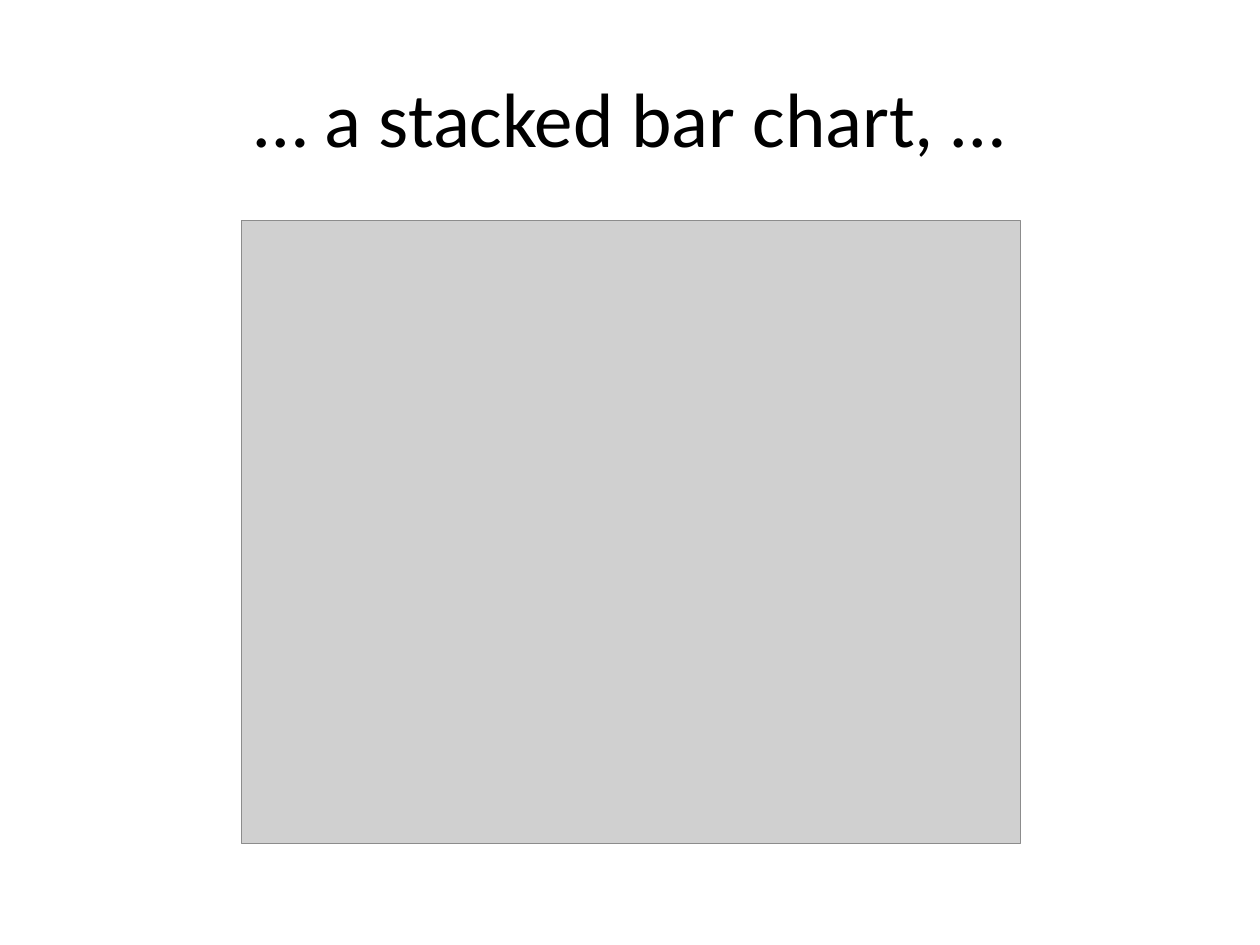
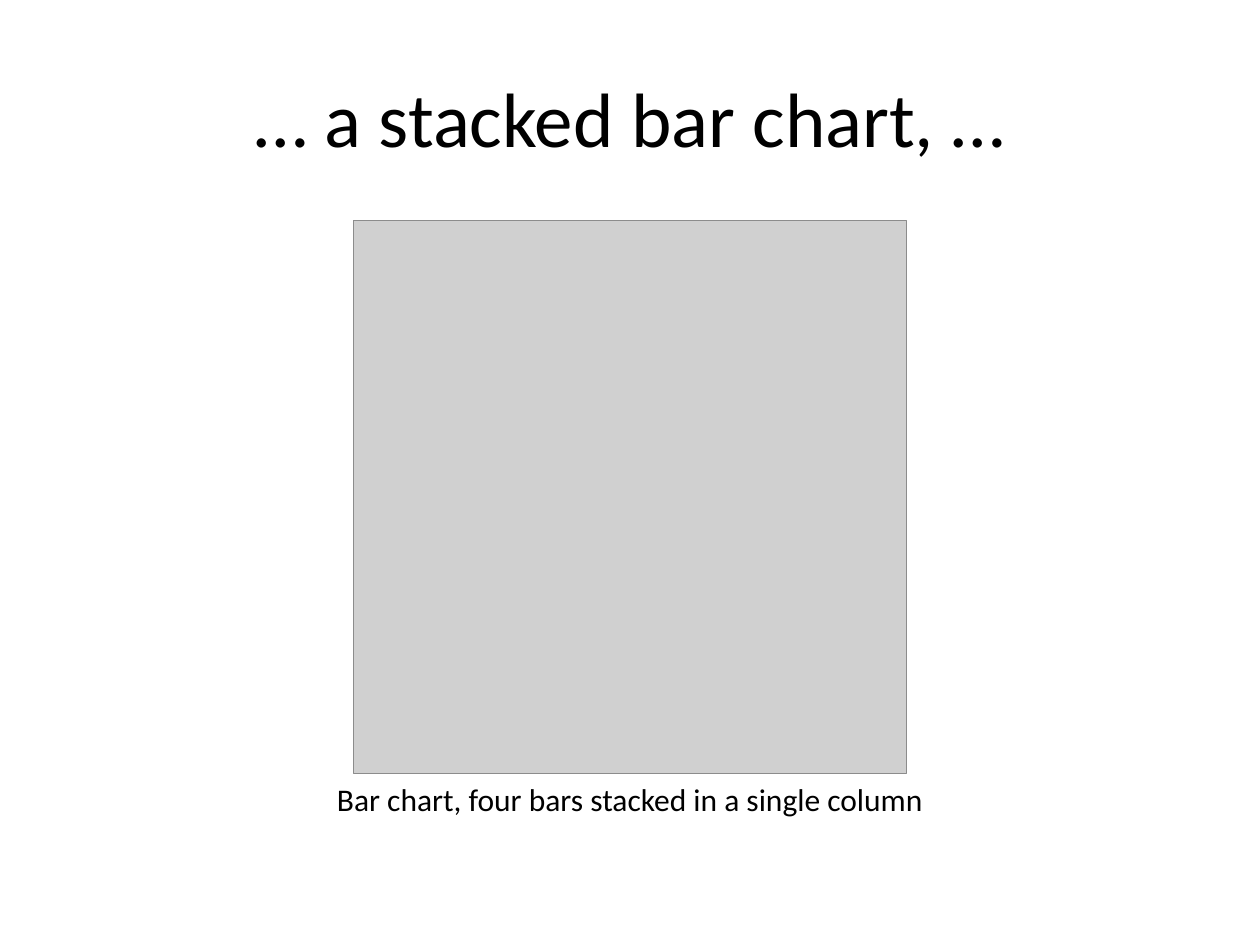
Before and after one commit to pmean/data-visualization, a slide deck: slide 6 of data-viz-01/src/v01-main-scatterplots.pptx. Drawn at 1260x945 pixels with LibreOffice and Linux fonts; fonts in the diff are those of the drawing; grey boxes stand for pictures. Boxes give left, top, right and bottom in pixels: in the first picture for what was removed or moved away, otherwise in the second. Text is boxed around its words. In the diff, an @@ line names an element or a change of style, - is before the commit and + after.

```diff
--- a/data-viz-01/src/v01-main-scatterplots.pptx
+++ b/data-viz-01/src/v01-main-scatterplots.pptx
@@ picture: place and size @@
-picture at [242,220,1021,843]
+picture at [354,220,907,774]
@@ text added at [337,789,922,817], 18 pt, text #000000 @@
+Bar chart, four bars stacked in a single column
```
Also in this commit, not shown: 5 other slides changed, 4 slides added, 25 other files.
